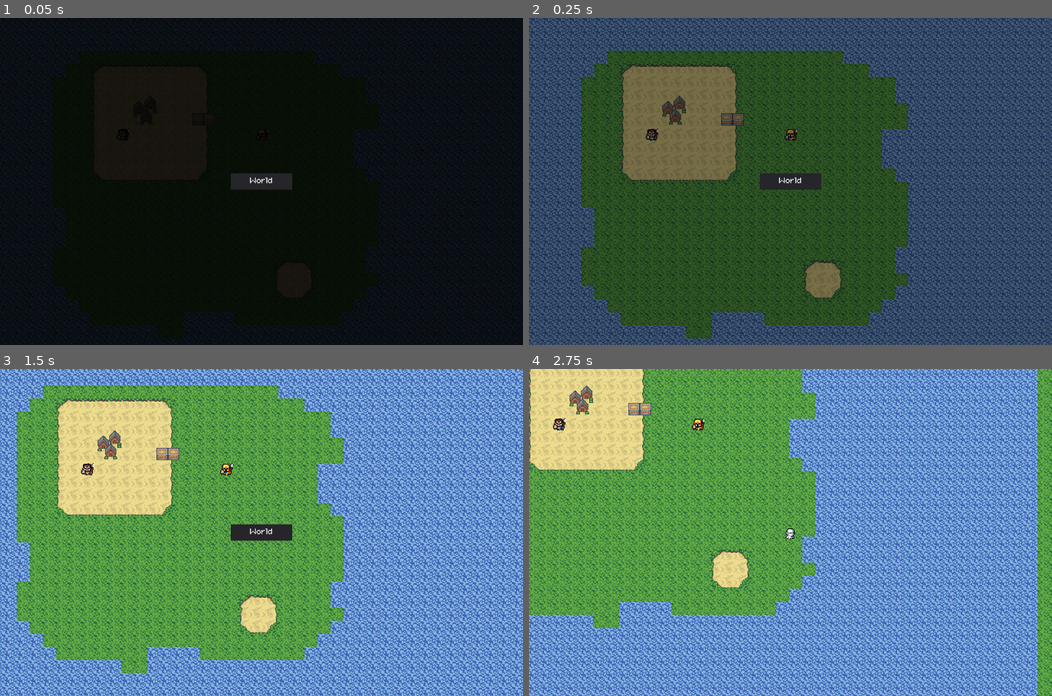
Above: before the commit, frames 1-4 (two rows, left to right).
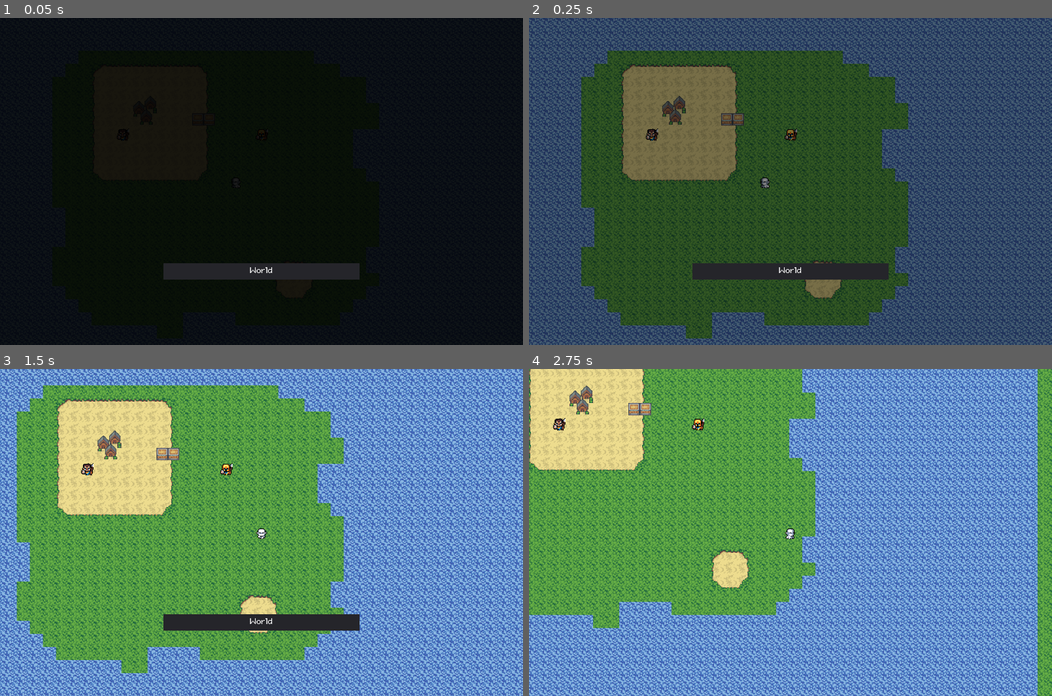
Above: after the commit, the same moments.

Repository: majormunky/MiniRPG
Game: Godot game, scene res://scenes/Game.tscn
Two runs of this game, one before a commit and one after it. Both use one fixed random seed, a clock stepped at 60 frames per second and the inputs below. This scene is started directly instead of the project's main scene.
Inputs:
- Up to frame 1 (0.05 s): no input
- Up to frame 2 (0.25 s): no input
- Up to frame 3 (1.5 s): hold D (walk_right) 0.53-1.28 s; hold F (inspect) 0.53-1.28 s; hold S (walk_down) from 1.28 s (still down); tap F (inspect) at 1.35 s
- Up to frame 4 (2.75 s): release S (walk_down) at 2.03 s; hold D (walk_right) from 2.03 s (still down); hold F (inspect) from 2.03 s (still down)

The runs differ from the first frame. In frame 1, 2.4% of the frame differs, in the area x 31-69%, y 47-80%; in frame 2, 2.3%; in frame 3, 2.5%; in frame 4, nothing differs.
Error in both runs: Invalid set index 'x' (on base: 'Vector2') with value of type 'Nil'. (res://scenes/Game.gd:46)

Commit message:
Updated position of the current map label so it doesn't cover up the player

Diff:
--- a/scenes/Game.tscn
+++ b/scenes/Game.tscn
@@ -99,23 +99,27 @@
 visible = false
 
 [node name="AreaLabelPanel" type="Panel" parent="CanvasLayer"]
-visible = false
-anchor_left = 0.5
-anchor_top = 0.5
-anchor_right = 0.5
-anchor_bottom = 0.5
-margin_left = -75.0
-margin_top = -20.0
-margin_right = 75.0
-margin_bottom = 20.0
+anchor_top = 1.0
+anchor_right = 1.0
+anchor_bottom = 1.0
+margin_left = 400.0
+margin_top = -200.0
+margin_right = -400.0
+margin_bottom = -160.0
+rect_min_size = Vector2( 300, 40 )
 theme = ExtResource( 8 )
 __meta__ = {
 "_edit_use_anchors_": false
 }
 
 [node name="Label" type="Label" parent="CanvasLayer/AreaLabelPanel"]
-margin_right = 150.0
-margin_bottom = 40.0
+anchor_left = 0.5
+anchor_top = 1.0
+anchor_right = 0.5
+anchor_bottom = 1.0
+margin_left = -75.0
+margin_top = -40.0
+margin_right = 75.0
 text = "World"
 align = 1
 valign = 1
